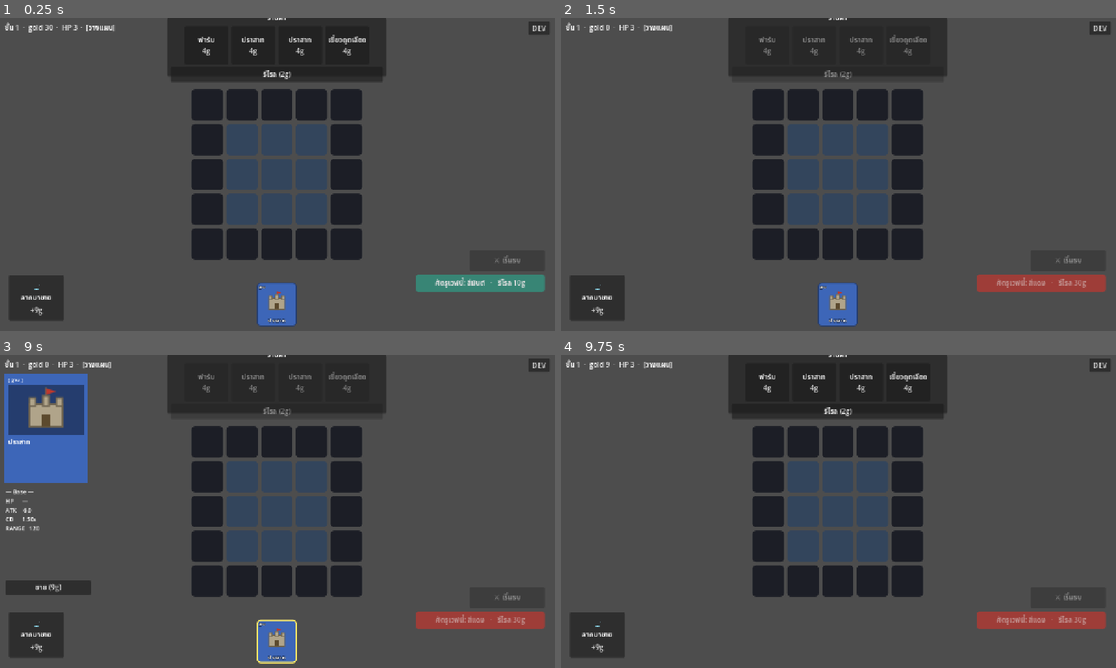
Above: before the commit, frames 1-4 (two rows, left to right).
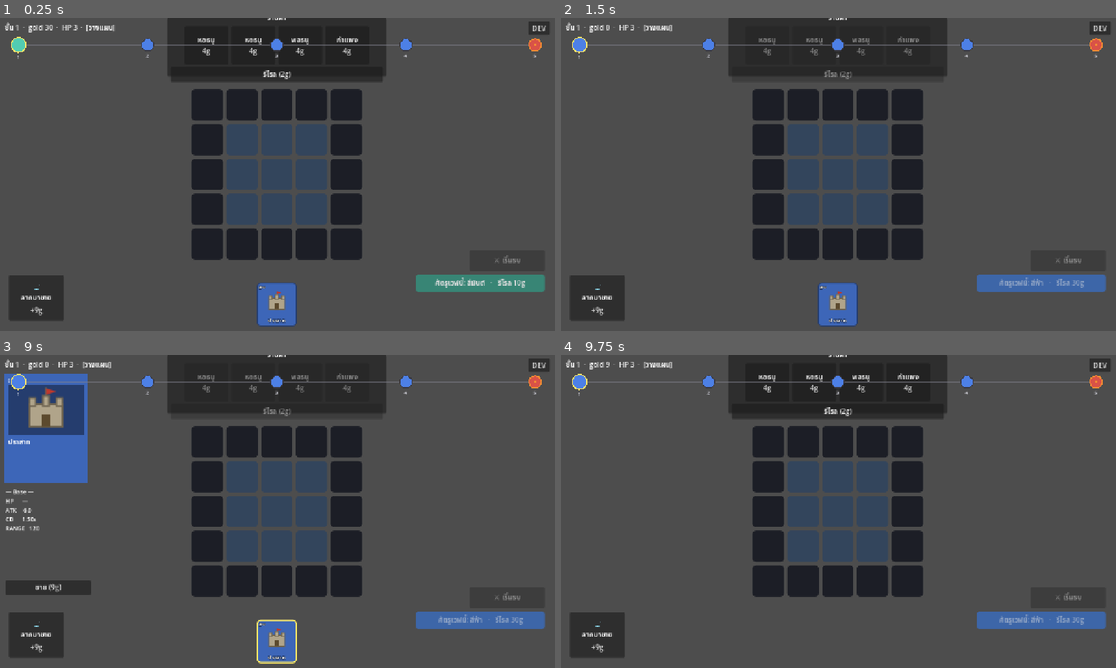
Above: after the commit, the same moments.

Repository: lnwextra2/9-Kings-at-home
Game: Godot game, scene res://scenes/main.tscn
Two runs of this game, one before a commit and one after it. Both use one fixed random seed, a clock stepped at 60 frames per second and the inputs below.
Inputs (mouse positions are in pixels of both pictures, inside the frame that each line leads up to):
- Up to frame 1 (0.25 s): no input
- Up to frame 2 (1.5 s): click "ศัตรูเวฟนี้: สีมินต์ · รีโรล …" at 0.5 s; click "ศัตรูเวฟนี้: สีมินต์ · รีโรล …" at 1.25 s
- Up to frame 3 (9 s): click (244, 477) at 2.02 s; click (277, 477) at 2.77 s; click (310, 477) at 3.52 s; click (244, 511) at 4.27 s; click (277, 511) at 5.02 s; click (310, 511) at 5.77 s; click (244, 545) at 6.52 s; click (277, 545) at 7.27 s; click (310, 545) at 8.02 s; click "ฐาน" at 8.75 s
- Up to frame 4 (9.75 s): click "ขาย (9g)" at 9.5 s

The runs differ from the first frame. In frame 1, 1.0% of the frame differs, in the area x 2-98%, y 5-14%; in frame 2, 2.2%; in frame 3, 2.2%; in frame 4, 2.3%, in the area x 2-99%, y 5-88%.

Commit message:
feat: top station bar — pre-planned wave track (past 2 + current + future)
Wave colors are now pre-planned per floor (state.wave_track) so upcoming waves can
be shown; what's displayed ahead is exactly what you'll face.
- WaveGen.ensure_track (extends track by rng, sim-only) + is_boss_floor (every 5th,
  cosmetic marker only until M5 boss); TRACK_LOOKAHEAD=6
- new_run/pick_reward/dbg_skip_floor source wave_color from the track; reroll_color
  updates the current station in place (stays changed)
- station_bar.gd: draws a connected node row [floor-past..floor+future] colored by
  each floor's wave color; current = yellow ring (bigger), past = dimmed, boss =
  orange ring+dot, floor number below. Tunable via @export. New StationBar node in
  main.tscn; main refreshes it in _update_top

Verified: track length/consistency (shown future == faced), reroll updates station,
boss cadence 5/10; game boots clean with the bar wired.

Co-Authored-By: Claude Opus 4.8 <noreply@anthropic.com>

Diff:
--- a/new-game-project/core/game_sim.gd
+++ b/new-game-project/core/game_sim.gd
@@ -39,6 +39,8 @@
             return true
         &"dbg_skip_floor":
             state.floor_num += int(action.get("amount", 1))
+            WaveGen.ensure_track(state, state.floor_num)
+            state.wave_color = state.wave_track[state.floor_num - 1]
             return true
         &"dbg_spawn_enemies":
             _dbg_spawn_enemies(state, int(action.get("count", 20)))
@@ -149,7 +151,8 @@
     state.hand.append(state.reward_cards[index])
     state.reward_cards = []
     state.floor_num += 1
-    state.wave_color = WaveGen.roll_color(state.rng)   # สุ่มสีศัตรู floor ถัดไป
+    WaveGen.ensure_track(state, state.floor_num)       # วางแผนสีล่วงหน้าให้พอ
+    state.wave_color = state.wave_track[state.floor_num - 1]   # ใช้สีที่วางแผนไว้ (ตรงกับที่โชว์บนแถบ)
     Shop.roll(state)
     state.phase = &"planning"
     return true
@@ -170,6 +173,7 @@
     state.gold -= state.enemy_reroll_cost
     state.enemy_reroll_cost += 10
     state.wave_color = WaveGen.roll_color(state.rng)
+    state.wave_track[state.floor_num - 1] = state.wave_color   # อัพเดตสถานีปัจจุบันบนแถบ
     return true
 
 
--- a/new-game-project/core/game_state.gd
+++ b/new-game-project/core/game_state.gd
@@ -5,6 +5,7 @@
 var phase: StringName = &"planning"   # planning / combat / reward / gameover
 var floor_num: int = 1
 var wave_color: StringName = &"blue"   # สีศัตรูเวฟนี้ (ศัตรูใช้การ์ดผู้เล่นสีนี้)
+var wave_track: Array = []             # สีเวฟวางแผนล่วงหน้าต่อ floor (index = floor-1) — แถบสถานี
 var enemy_reroll_cost: int = 10        # รีโรลสีศัตรู (แพงขึ้นถาวร)
 var gold: int = 30
 var gold_earned: int = 0               # ทองสะสมทั้ง run (สำหรับหน้าสรุป)
@@ -39,7 +40,8 @@
 static func new_run(cfg: RunConfig) -> GameState:
 	var s := GameState.new()
 	s.rng = Rng.new()
-	s.wave_color = WaveGen.roll_color(s.rng)
+	WaveGen.ensure_track(s, s.floor_num)            # วางแผนสีเวฟล่วงหน้า (แถบสถานี)
+	s.wave_color = s.wave_track[s.floor_num - 1]
 	s.cols = cfg.board_cols
 	s.rows = cfg.board_rows
 	s.gold = cfg.start_gold
--- a/new-game-project/core/wave_gen.gd
+++ b/new-game-project/core/wave_gen.gd
@@ -35,6 +35,21 @@
     return cols[rng.randi_range(0, cols.size() - 1)]
 
 
+const TRACK_LOOKAHEAD := 6   # วางแผนสีเวฟล่วงหน้ากี่ floor (พอให้แถบสถานีมองไปข้างหน้าได้)
+
+
+## ต่อ wave_track ให้ครอบคลุมถึง floor นี้ + lookahead (เรียกจาก sim เท่านั้น — ใช้ rng)
+static func ensure_track(state: GameState, upto_floor: int) -> void:
+    var need: int = upto_floor + TRACK_LOOKAHEAD
+    while state.wave_track.size() < need:
+        state.wave_track.append(roll_color(state.rng))
+
+
+## floor นี้เป็นบอสไหม (ตอนนี้ใช้โชว์ไอคอนแถบสถานีอย่างเดียว — กลไกบอส = M5)
+static func is_boss_floor(floor_num: int) -> bool:
+    return floor_num % 5 == 0
+
+
 static func _pool(color: StringName) -> Array:
     var out: Array = []
     for d in Content.all():
--- a/new-game-project/scenes/main.gd
+++ b/new-game-project/scenes/main.gd
@@ -11,6 +11,7 @@
 @onready var _panel = $Planning/CardPanel
 @onready var _shop = $Planning/ShopView
 @onready var _sell_zone = $Planning/SellZone
+@onready var _station = $StationBar
 @onready var _battle = $Battlefield
 @onready var _devbtn: Button = $DevButton
 @onready var _reward = $RewardView
@@ -353,3 +354,4 @@
     _color_btn.text = "ศัตรูเวฟนี้: สี%s   ·   รีโรล %dg" % [_color_name(st.wave_color), st.enemy_reroll_cost]
     _color_btn.disabled = st.gold < st.enemy_reroll_cost
     _color_sb.bg_color = _wave_btn_color(st.wave_color)
+    _station.refresh()
--- a/new-game-project/scenes/main.tscn
+++ b/new-game-project/scenes/main.tscn
@@ -9,6 +9,7 @@
 [ext_resource type="PackedScene" uid="uid://cvcabes3ea6ad" path="res://scenes/planning/reward_view.tscn" id="7"]
 [ext_resource type="PackedScene" uid="uid://j64e1657e70n" path="res://scenes/planning/debug_view.tscn" id="8"]
 [ext_resource type="Script" path="res://scenes/planning/sell_zone.gd" id="9"]
+[ext_resource type="Script" path="res://scenes/planning/station_bar.gd" id="10"]
 
 [node name="Main" type="Control" unique_id=1355908067]
 layout_mode = 3
@@ -85,6 +86,15 @@
 offset_bottom = -24.0
 grow_vertical = 0
 script = ExtResource("9")
+
+[node name="StationBar" type="Control" parent="."]
+layout_mode = 1
+anchors_preset = 10
+anchor_right = 1.0
+offset_top = 40.0
+offset_bottom = 96.0
+grow_horizontal = 2
+script = ExtResource("10")
 
 [node name="TopBar" type="Label" parent="." unique_id=1510625430]
 layout_mode = 1
--- /dev/null
+++ b/new-game-project/scenes/planning/station_bar.gd
@@ -0,0 +1,94 @@
+extends Control
+## แถบสถานีด้านบน — โชว์เวฟย้อนหลัง past_count + ปัจจุบัน + อนาคต future_count
+## วาดจาก Game.state.wave_track (สีเวฟต่อ floor ที่วางแผนไว้): ปัจจุบัน=ไฮไลต์, ผ่านแล้ว=จาง
+## จูนได้จาก @export ด้านล่าง
+
+@export var past_count: int = 2
+@export var future_count: int = 4
+@export var node_radius: float = 14.0
+@export var pad_x: float = 46.0
+@export_group("Colors")
+@export var line_color: Color = Color(0.5, 0.5, 0.55, 0.5)
+@export var ring_current: Color = Color(1.0, 0.9, 0.4)
+@export var ring_boss: Color = Color(0.95, 0.55, 0.2)
+@export var ring_normal: Color = Color(0.22, 0.22, 0.26)
+
+
+func _ready() -> void:
+	mouse_filter = Control.MOUSE_FILTER_IGNORE   # ตกแต่งอย่างเดียว คลิกทะลุ
+	queue_redraw()
+
+
+func refresh() -> void:
+	queue_redraw()
+
+
+func _draw() -> void:
+	var st: GameState = Game.state
+	if st == null or st.wave_track.is_empty():
+		return
+	var cur: int = st.floor_num
+	var lo: int = maxi(1, cur - past_count)
+	var hi: int = cur + future_count
+	var n: int = hi - lo + 1
+	if n < 1:
+		return
+	var cy: float = size.y * 0.5 - 6.0
+	var step: float = 0.0 if n <= 1 else (size.x - 2.0 * pad_x) / float(n - 1)
+	var font: Font = ThemeDB.fallback_font
+
+	# เส้นเชื่อมสถานี (วาดก่อน ให้วงกลมทับ)
+	if n >= 2:
+		draw_line(Vector2(pad_x, cy), Vector2(pad_x + step * (n - 1), cy), line_color, 2.0)
+
+	for k in n:
+		var f: int = lo + k
+		var cx: float = pad_x + step * k
+		var center := Vector2(cx, cy)
+		var is_cur: bool = f == cur
+		var is_past: bool = f < cur
+		var boss: bool = WaveGen.is_boss_floor(f)
+
+		var fill: Color = _wave_color_of(_track_color(st, f))
+		if is_past:
+			fill = fill.darkened(0.55)
+			fill.a = 0.75
+		var r: float = node_radius + (3.0 if is_cur else 0.0)
+		draw_circle(center, r, fill)
+
+		var ring: Color = ring_normal
+		var rw: float = 2.0
+		if is_cur:
+			ring = ring_current; rw = 3.0
+		elif boss:
+			ring = ring_boss; rw = 2.5
+		draw_arc(center, r, 0.0, TAU, 28, ring, rw)
+		if boss:   # จุดบอสตรงกลาง (เลี่ยง glyph ★ ที่ font อาจไม่มี)
+			draw_circle(center, 3.0, ring_boss)
+
+		# หมายเลข floor ใต้สถานี
+		var num_col: Color = Color(0.92, 0.92, 0.96) if not is_past else Color(0.6, 0.6, 0.66)
+		draw_string(font, Vector2(cx - 14.0, cy + r + 15.0), str(f),
+			HORIZONTAL_ALIGNMENT_CENTER, 28.0, 12, num_col)
+
+
+func _track_color(st: GameState, f: int) -> StringName:
+	var i: int = f - 1
+	if i >= 0 and i < st.wave_track.size():
+		return st.wave_track[i]
+	return &"?"
+
+
+## palette เดียวกับที่อื่น (ถ้าจะรวมเป็น config ที่เดียวค่อยทำภายหลัง)
+func _wave_color_of(c: StringName) -> Color:
+	match c:
+		&"blue": return Color(0.30, 0.50, 0.90)
+		&"red": return Color(0.85, 0.32, 0.28)
+		&"mint": return Color(0.32, 0.80, 0.70)
+		&"green": return Color(0.34, 0.72, 0.40)
+		&"gold": return Color(0.88, 0.72, 0.24)
+		&"gray": return Color(0.58, 0.60, 0.66)
+		&"purple": return Color(0.62, 0.44, 0.82)
+		&"orange": return Color(0.90, 0.56, 0.24)
+		&"indigo": return Color(0.42, 0.44, 0.82)
+		_: return Color(0.45, 0.45, 0.50)
Not shown, added: new-game-project/scenes/planning/station_bar.gd.uid
